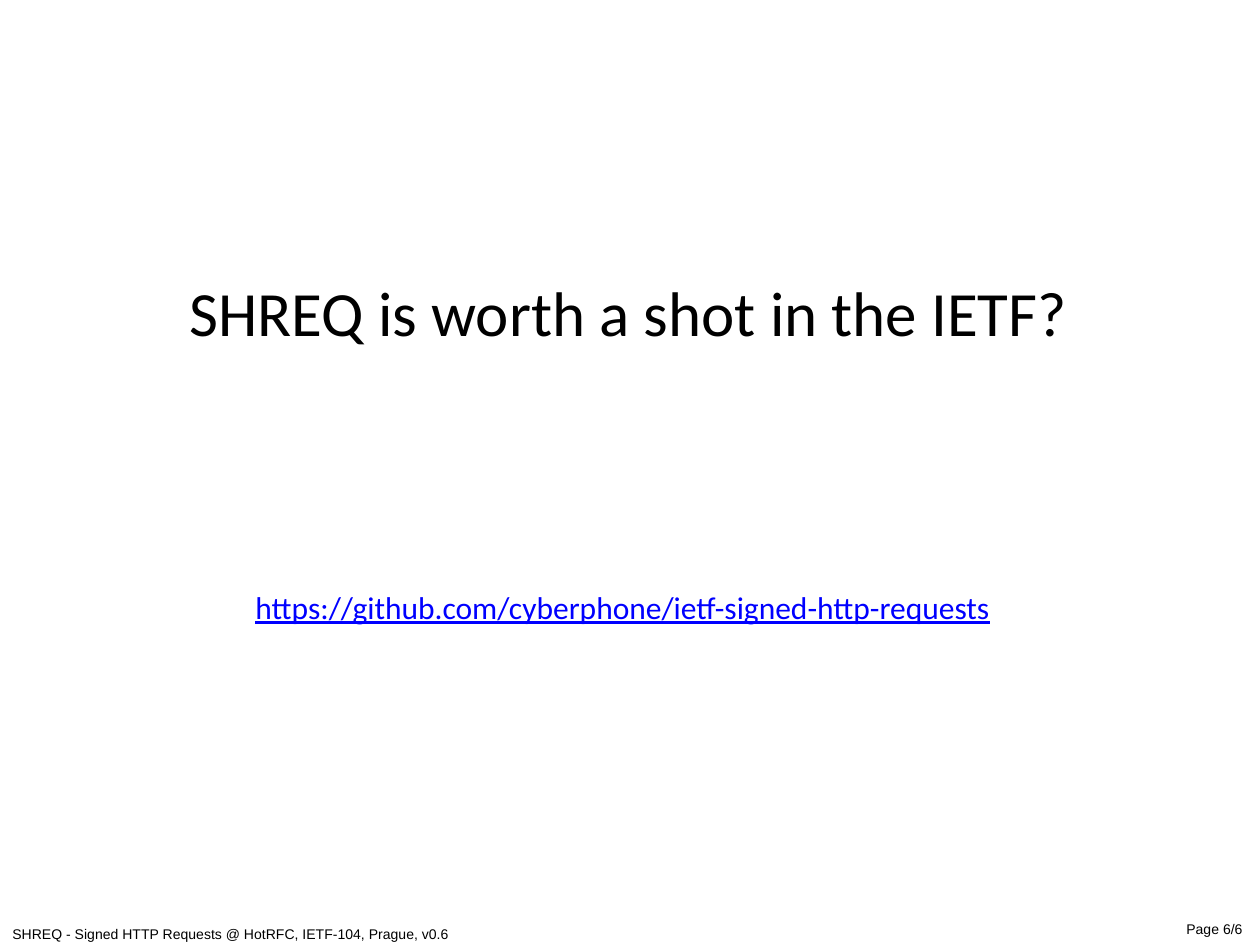
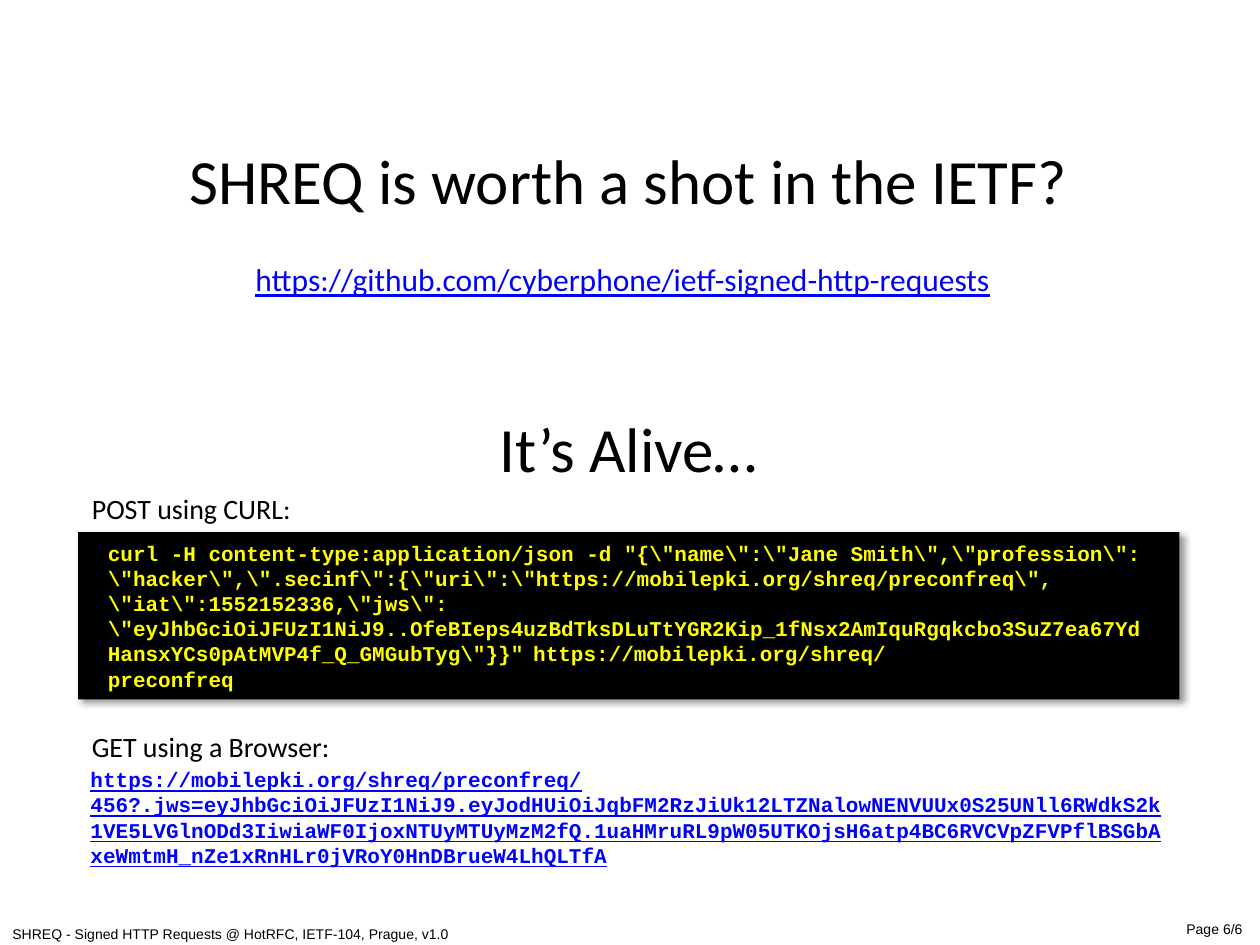
Before and after one commit to cyberphone/ietf-signed-http-requests, a slide deck: slide 6 of hotrfc-shreq.pptx. Drawn at 1260x945 pixels with LibreOffice and Linux fonts; fonts in the diff are those of the drawing. Boxes give left, top, right and bottom in pixels: in the first picture for what was removed or moved away, otherwise in the second. Text is boxed around its words. In the diff, an @@ line names an element or a change of style, - is before the commit and + after.

Commit message:
1.0 IETF presentation

```diff
--- a/hotrfc-shreq.pptx
+++ b/hotrfc-shreq.pptx
@@ text "SHREQ is worth a shot ...": place and size @@
-text "SHREQ is worth a shot ..." at [190,292,1066,345]
+text "SHREQ is worth a shot ..." at [190,160,1066,213]
@@ text "https://github.com/cyberphone/ietf-signed-http-requests": place and size @@
-text "https://github.com/cyberphone/ietf-signed-http-requests" at [255,597,989,625]
+text "https://github.com/cyberphone/ietf-signed-http-requests" at [255,269,989,297]
@@ text added at [500,427,757,473], 36 pt, text #000000 @@
+It’s Alive…
@@ text added at [92,500,290,524], 16 pt, text #000000 @@
+POST using CURL:
@@ rectangle added at [78,532,1179,699], fill #000000, 12 pt, text #FFFF00, bold @@
+curl -H content-type:application/json -d "{\"name\":\"Jane Smith\",\"profession\": \"hacker\",\".secinf\":{\"uri\":\"https://mobilepki.org/shreq/preconfreq\",\"iat\":1552152336,\"jws\":\"eyJhbGciOiJFUzI1NiJ9..OfeBIeps4uzBdTksDLuTtYGR2Kip_1fNsx2AmIquRgqkcbo3SuZ7ea67YdHansxYCs0pAtMVP4f_Q_GMGubTyg\"}}" https://mobilepki.org/shreq/
+preconfreq
@@ text added at [92,737,330,762], 16 pt, text #000000 @@
+GET using a Browser:
@@ text added at [90,772,1160,868], 12 pt, text #0000FF, bold, underline @@
+https://mobilepki.org/shreq/preconfreq/456?.jws=eyJhbGciOiJFUzI1NiJ9.eyJodHUiOiJqbFM2RzJiUk12LTZNalowNENVUUx0S25UNll6RWdkS2k1VE5LVGlnODd3IiwiaWF0IjoxNTUyMTUyMzM2fQ.1uaHMruRL9pW05UTKOjsH6atp4BC6RVCVpZFVPflBSGbAxeWmtmH_nZe1xRnHLr0jVRoY0HnDBrueW4LhQLTfA
@@ text at [12,929,448,942]: text changed @@
-SHREQ - Signed HTTP Requests @ HotRFC, IETF-104, Prague, v0.6
+SHREQ - Signed HTTP Requests @ HotRFC, IETF-104, Prague, v1.0
```
Also in this commit, not shown: 5 other slides changed, 2 other files.
